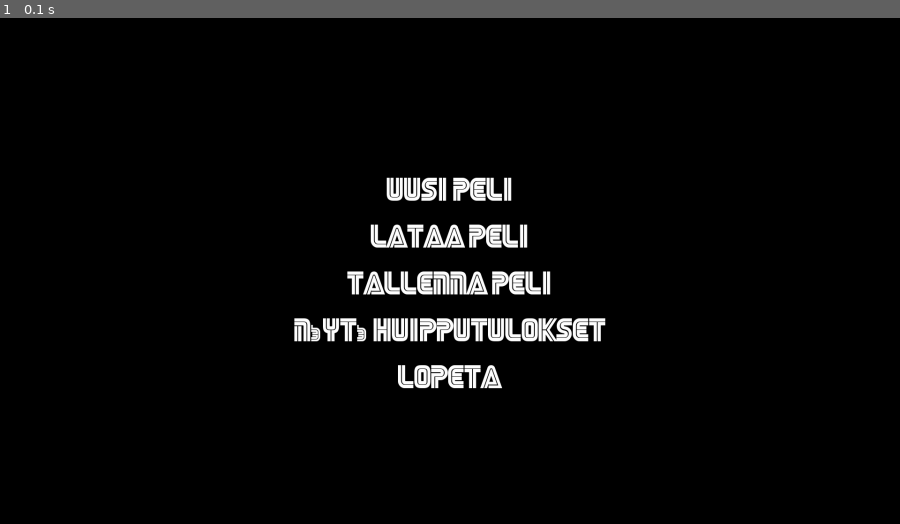
Above: before the commit, frame 1.
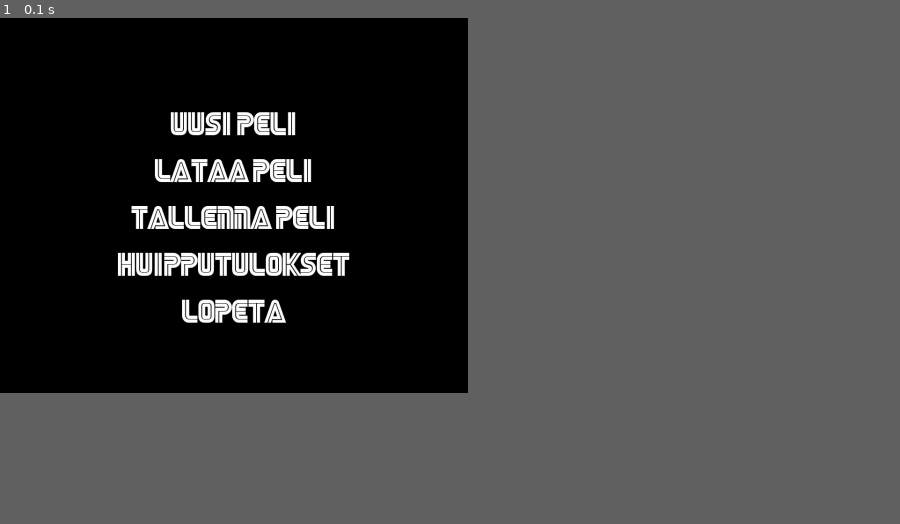
Above: after the commit, the same moment.

Repository: Tatusaily/Lentsikkapeli
Game: pygame game, started from Tomin Branch/testailut2.py
Two runs of this game, one before a commit and one after it. Both use one fixed random seed, a clock stepped at 60 frames per second and the inputs below.
Inputs:
- Up to frame 1 (0.1 s): no input
The window is 900x506 before the commit and 468x375 after it. Grey fills any space a smaller window leaves; there, only what the larger window draws over its background counts as a difference.

The runs differ from the first frame. In frame 1, 6.8% of the frame differs, in the area x 13-68%, y 18-74%.

Commit message:
highscoresh

Diff:
--- /dev/null
+++ b/Tomin Branch/Testisivu.py
@@ -0,0 +1,54 @@
+# lista high scores
+high_scores = []
+
+# Jonkinlainen menu esim.
+def game_menu():
+    print("Tervetuloa pelaamaan lentsikkapeliä!")
+    print("1. Uusi peli")
+    print("2. Lataa tallennettu peli")
+    print("3. Tallenna peli")  # lisäsin tähän, mutta tämä pitää laittaa vaihtoehdoksi vasta kun peli on käynnissä
+    print("4. Näytä huipputulokset")
+    print("5. Lopeta")
+
+# Uusi peli
+def select_new_game():
+    print("Aloitetaan uusi peli...")
+    # käynnistetään uusi peli
+
+# Lataa tallennus
+def load_old_save():
+    print("Ladataan tallennettu peli...")
+    # tähän koodi mikä hakee vanhan tallennuksen ja käynnistää sen
+
+# Tallenna peli
+def save_game():
+    print("Tallennetaan...")
+    # tähän koodi mikä tallentaa pelin ja palaa päämenuun
+
+# Tällä näytetään high scores
+def display_high_scores():
+    print("High Scores:")
+    for score in high_scores:
+        print(score)
+
+# tämä käynnistää pelin ja siirtyy menuun
+def start_game_menu():
+    while True:
+        game_menu()
+        choice = input("Anna valinta: ")
+        if choice == "1":
+            select_new_game()
+        elif choice == "2":
+            load_old_save()
+        elif choice == "3":
+            save_game()
+        elif choice == "4":
+            display_high_scores()
+        elif choice == "5":
+            print("Nähdään taas!")
+            break
+        else:
+            print("Väärä valinta.")
+
+# päävalikko
+start_game_menu()
--- /dev/null
+++ b/Tomin Branch/kysymykset.py
@@ -0,0 +1,46 @@
+def multiple_choice_quiz(questions):
+    """
+    Takes a list of tuples containing quiz questions and answers in the format:
+    (question, options, answer)
+
+    Displays each question and its options, prompts the user to select an option,
+    and returns the number of correct answers.
+
+    Args:
+    - questions (list of tuples): Quiz questions and answers in the format:
+      (question, options, answer)
+
+    Returns:
+    - score (int): Number of correct answers.
+    """
+
+    # Initialize score and question number
+    score = 0
+    question_number = 1
+
+    # Loop through each question
+    for question, options, answer in questions:
+        # Display question number and question
+        print(f"\nQuestion {question_number}: {question}")
+
+        # Display options
+        for i, option in enumerate(options):
+            print(f"{i+1}. {option}")
+
+        # Prompt user for answer
+        user_answer = input("\nSelect an option (1-4): ")
+
+        # Check if user answer is correct
+        if user_answer == str(answer):
+            print("Correct!")
+            score += 1
+        else:
+            print(f"Incorrect. The correct answer is {options[answer-1]}.")
+
+        # Increment question number
+        question_number += 1
+
+    # Display final score
+    print(f"\nYou scored {score} out of {len(questions)}.")
+
+    return score
--- a/Tomin Branch/testailut2.py
+++ b/Tomin Branch/testailut2.py
@@ -3,8 +3,8 @@
 pygame.init()
 
 # reso aka määritellään näytön "pinta-ala" - en tiedä käyttääkö pygame pikseleitä mut näil mennää
-screen_width = 1920
-screen_height = 1080
+screen_width = 1000
+screen_height = 800
 screen = pygame.display.set_mode((screen_width, screen_height))
 
 # Pelin nimi
@@ -25,7 +25,7 @@
     new_game_text = font.render("Uusi Peli", True, white)
     load_game_text = font.render("Lataa Peli", True, white)
     save_game_text = font.render("Tallenna Peli", True, white)
-    high_scores_text = font.render("Näytä Huipputulokset", True, white)
+    high_scores_text = font.render("Huipputulokset", True, white)
     quit_text = font.render("Lopeta", True, white)
 
     # tekstin sijainnit ruudulla tähän
--- a/main.py
+++ b/main.py
@@ -166,7 +166,20 @@
 
 
 def highscore():
-    print("HIGHSCORE")
+    print("HIGHSCORES")
+    yhteys = mysql.connector.connect(
+        host='localhost',
+        port=3306,
+        database='flight_game',
+        user='user1',
+        password='sala1', autocommit=True)
+    kursori = yhteys.cursor()
+    query = f"select screen_name, points from game order by points desc limit 10;"
+    kursori.execute(query)
+    highscore = kursori.fetchall()
+    print(highscore)
+    yhteys.close()
+    kursori.close()
     return
 
 
Empty file added: Tomin Branch/suttu.py
